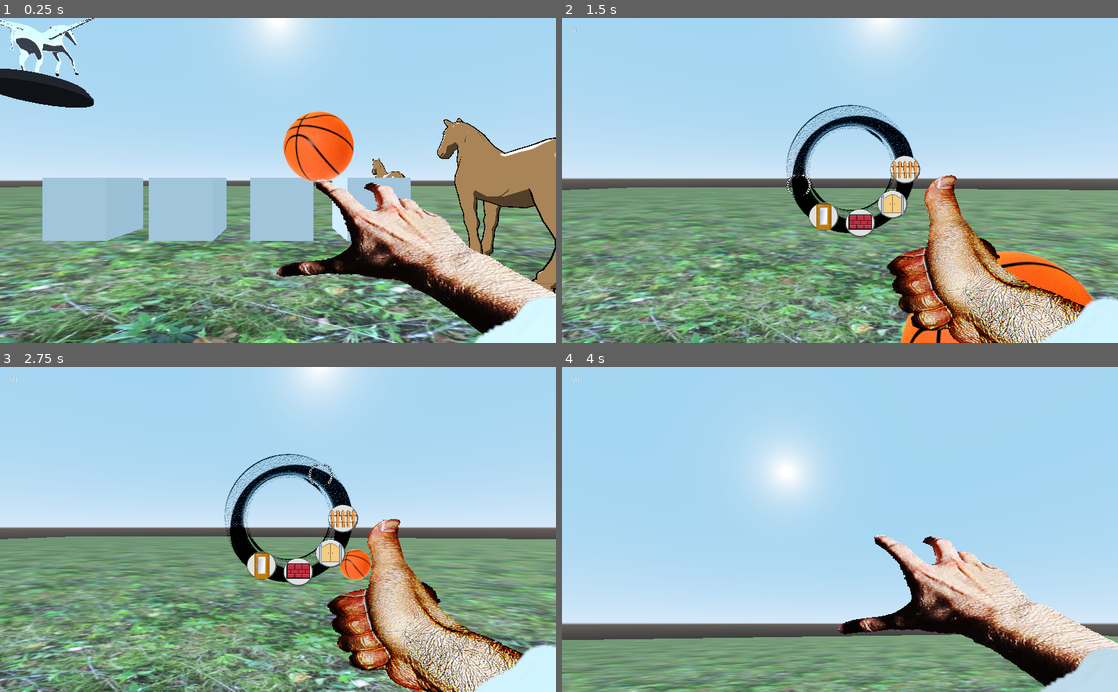
Above: before the commit, frames 1-4 (two rows, left to right).
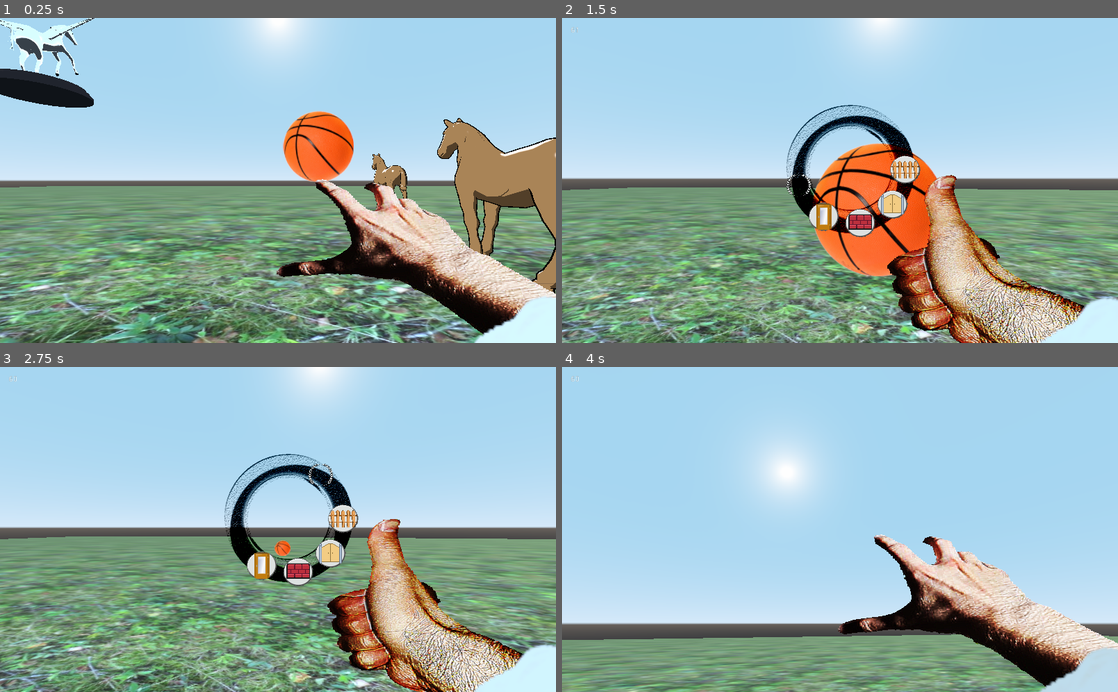
Above: after the commit, the same moments.

Repository: moehnked/HorseGame2
Game: Godot game, scene res://world.tscn
Same seed, same stepped clock (60 frames per second), same inputs: the game is played once before the commit and once after it. The engine's default icon, where the game draws it, is replaced by a stand-in: a white triangle on a blue panel in a dark square.
Inputs (mouse positions are in pixels of both pictures, inside the frame that each line leads up to):
- Up to frame 1 (0.25 s): no input
- Up to frame 2 (1.5 s): tap Enter at 0.5 s; move the mouse to (867, 180) at 0.52 s; press the mouse at (867, 180) at 0.53 s; hold W (move_forward) from 0.53 s (still down); tap E (engage) at 0.6 s; tap Space (jump) at 0.77 s; move the mouse to (812, 180) at 1.27 s; release the mouse at (812, 180) at 1.28 s; click (812, 180) at 1.35 s
- Up to frame 3 (2.75 s): tap Space (jump) at 1.52 s; tap E (engage) at 1.55, 2.1 s; move the mouse to (333, 458) at 2.02 s; release W (move_forward) at 2.03 s; press the mouse at (333, 458) at 2.03 s; hold D (move_right) from 2.03 s (still down)
- Up to frame 4 (4 s): move the mouse to (812, 594) at 2.77 s; release D (move_right) at 2.78 s; release the mouse at (812, 594) at 2.78 s; hold W (move_forward) from 2.78 s (still down); right-click (812, 594) at 2.85 s; click (812, 594) at 2.92 s; tap Space (jump) at 3.02, 3.77 s; tap E (engage) at 3.05 s; move the mouse to (878, 532) at 3.52 s; press the mouse at (878, 532) at 3.53 s

The runs differ from the first frame. In frame 1, 9.3% of the frame differs, in the area x 7-74%, y 41-69%; in frame 2, 7.0%; in frame 3, 0.5%; in frame 4, nothing differs.

Commit message:
updates

Diff:
--- a/Scripts/FPSController.gd
+++ b/Scripts/FPSController.gd
@@ -5,6 +5,7 @@
 onready var rootRef = get_tree().get_root().get_node("World")
 onready var inventoryScreenSource = preload("res://prefabs/UI/InventoryScreen.tscn")
 
+var aggro = 1
 var acceleration = 20
 var canCastLeft = true
 var canCastRight = true
@@ -84,6 +85,9 @@
 	print("cast right cooldown complete....")
 	canCastRight = true
 
+func aggroable():
+	return aggro
+
 func apply_rotation(input):
 	if state != State.giddyup and not isBuilding:
 		rotate_y(input.mouse_horizontal)
@@ -295,7 +299,7 @@
 
 func restore_menu_options():
 	canUpdateHands = true
-	canUpdateHands = true
+	canCheckInventory = true
 
 func revoke_casting():
 	canCastLeft = false
--- a/Scripts/Horse.gd
+++ b/Scripts/Horse.gd
@@ -19,12 +19,15 @@
 var jump = 10
 var knockback_direction = Vector3()
 var mouseSensitivity = 0.2
+var pep = 0
 var personality
 var playerRef
 var rootRef
+var rng
 var speed = 30
 var state = State.idle
 var stopFollowThreshold = 4
+var target
 var temp_rot
 var trainer
 var turnSpeed = 20
@@ -41,7 +44,7 @@
 }
 var relationships = {}
 
-enum State {idle, lasso, giddyup, pilot, search, follow, wander, knockback}
+enum State {idle, lasso, giddyup, pilot, search, follow, wander, knockback, attack}
 
 var sfx_whinnys = [
 	"res://sounds/horse_01.wav",
@@ -54,11 +57,14 @@
 
 # Called when the node enters the scene tree for the first time.
 func _ready():
+	rng = RandomNumberGenerator.new()
+	rng.randomize()
 	initialize_personality()
 	enter_idle_state()
 	pass # Replace with function body.
 
 func _on_IdleTimer_timeout():
+	#check if close enough to horse with high pep to have a conversation with
 	pick_random_spot_nearby()
 	$WalkTimer.start(rand_range(0.1,4.5))
 	state = State.wander
@@ -76,6 +82,7 @@
 	match state:
 		State.idle:
 			apply_gravity(delta)
+			check_pep_thresh()
 			if(has_trainer()):
 				look_for_trainer()
 			else:
@@ -86,11 +93,13 @@
 		State.lasso:
 			wiggle(delta)
 		State.search:
+			apply_gravity(delta)
 			look_for_trainer()
 		State.follow:
 			apply_gravity(delta)
 			move_towards(trainer, delta)
 		State.pilot:
+			apply_gravity(delta)
 			move_based_on_input(delta)
 		State.knockback:
 			move_based_on_knockback(delta)
@@ -128,6 +137,14 @@
 func check_if_alive():
 	if(hp <= 0):
 		queue_free()
+
+func check_pep_thresh():
+	if(pep > 0):
+		#can join party
+		pass
+	if(pep > 10):
+		#can interact with other horses whose pep are greater than 10
+		pass
 
 func deal_damage(power):
 	hp -= power
@@ -274,6 +291,11 @@
 	else:
 		relationships[charmer] = mood[charm]
 
+	if(mood[charm] > 0):
+		pep += 1
+	elif(mood[charm] < 0):
+		pep -= 1
+
 	print("Relationship with ", charmer, " increased by ", mood[charm], " to ", relationships[charmer])
 	match(mood[charm]):
 		2:
@@ -309,6 +331,11 @@
 	personality.remove(i)
 	mb.remove(i)
 
+func set_target(enemy):
+	print("target found: ", enemy.name, "!")
+	target = enemy
+	state = State.attack
+
 func start_following_trainer():
 	stop_all_timers()
 	set_animation("Trot", 2.0)
@@ -339,6 +366,7 @@
 func tame(tamer):
 	stop_all_timers()
 	trainer = tamer
+	pep += 1
 	play_random_whinny()
 	enter_pilot()
 
@@ -359,3 +387,10 @@
 func wiggle(delta):
 	#rotation -= Vector3(0,impact_dir.y + 0.01,0)
 	pass
+
+
+func _on_AggroRange_area_entered(area):
+	if area.owner.has_method("aggroable"):
+		if (rng.randf_range(0.0, 1.0) < area.owner.aggroable()):
+			set_target(area.owner)
+	pass # Replace with function body.
--- a/Scripts/InteractionController.gd
+++ b/Scripts/InteractionController.gd
@@ -2,23 +2,35 @@
 
 onready var promptRef = get_tree().get_root().get_node("World").get_node("InteractionPrompt")
 
+var canInteract = true
+var inventory = []
 var lookingAt = null
-var inventory = []
+
 
 func clear():
 	promptRef.clear()
 
+func disable_interact():
+	canInteract = false
+
+func enable_interact():
+	canInteract = true
+
 func parse_input(input):
-	if input.engage:
+	if input.engage and canInteract:
 		if lookingAt != null:
 			if lookingAt.is_interactable:
 				print("interacting with ", lookingAt)
 				lookingAt.interact(self)
 
 func read_prompt():
-	print("displaying prompt of ",lookingAt)
-	promptRef.show_prompt(lookingAt.prompt())
-	pass
+	if canInteract:
+		print("displaying prompt of ",lookingAt)
+		promptRef.show_prompt(lookingAt.prompt())
+		pass
+
+func toggle_interactability():
+	canInteract = !canInteract
 
 func _on_InteractionController_area_entered(area):
 	if area.has_method("interact"):
--- a/Scripts/Items/Basketball.gd
+++ b/Scripts/Items/Basketball.gd
@@ -1,7 +1,11 @@
 extends "res://Scripts/Item.gd"
+export var launch_power = 200
+
+var _controller = null
+var dir = Vector3()
 var parent_transform = null
 var playerRef = null
-export var launch_power = 100
+
 
 func _process(delta):
 	if parent_transform != null:
@@ -21,6 +25,8 @@
 	controller.inventory.append(self)
 	is_interactable = false
 	controller.clear()
+	controller.disable_interact()
+	_controller = controller
 	playerRef = controller.owner
 	parent_transform = playerRef.get_palm()
 	playerRef.revoke_casting()
@@ -29,12 +35,14 @@
 
 
 func shoot_basket():
-	var dir = launch_power * (parent_transform.global_transform.origin - playerRef.global_transform.origin)
-	owner.apply_central_impulse(dir)
+	dir = -playerRef.get_head().global_transform.basis.z
+	owner.linear_velocity = dir * launch_power
 	parent_transform = null
 	playerRef.restore_menu_options()
 	playerRef.enable_casting()
+	playerRef.get_inventory().erase(self)
 	owner.get_node("Timer").start()
+	_controller.enable_interact()
 
 
 
--- /dev/null
+++ b/Scripts/Misc/BasketballHoop.gd
@@ -0,0 +1,26 @@
+extends StaticBody
+var active = true
+onready var effect = preload("res://prefabs/Effects/score.tscn")
+
+
+func _on_goal_body_entered(body):
+	if(body.get_node("Item") != null && active):
+		print("SCORE!")
+		body.linear_velocity = Vector3()
+		body.global_transform.origin = $Ring_Point.global_transform.origin
+
+		$Ring.disabled = true
+		$goal/CollisionShape.disabled = true
+		active = false
+		$Score_reset.start()
+		var e = effect.instance()
+		e.global_transform.origin = $Ring_Point.global_transform.origin
+		owner.call_deferred("add_child", e)
+	pass # Replace with function body.
+
+
+func _on_Score_reset_timeout():
+	$Ring.disabled = false
+	$goal/CollisionShape.disabled = false
+	active = true
+	pass # Replace with function body.
--- /dev/null
+++ b/Scripts/Misc/confetti.gd
@@ -0,0 +1,15 @@
+extends Spatial
+
+func _ready():
+	$Timer.start()
+	$Particles.emitting = true
+	$Particles2.emitting = true
+	$Particles3.emitting = true
+	$Particles4.emitting = true
+	print("I'm alive")
+	$AudioStreamPlayer3D.play()
+	pass
+
+func _on_Timer_timeout():
+	queue_free()
+	pass # Replace with function body.
--- a/models/Item/Basketball_Mesh.tscn
+++ b/models/Item/Basketball_Mesh.tscn
@@ -5,8 +5,15 @@
 [sub_resource type="SpatialMaterial" id=1]
 flags_transparent = true
 flags_unshaded = true
+params_cull_mode = 2
+params_depth_draw_mode = 1
 params_billboard_mode = 1
 albedo_texture = ExtResource( 1 )
+depth_enabled = true
+depth_scale = 0.05
+depth_deep_parallax = false
+depth_flip_tangent = false
+depth_flip_binormal = false
 
 [sub_resource type="QuadMesh" id=2]
 material = SubResource( 1 )
--- /dev/null
+++ b/prefabs/Effects/score.tscn
@@ -0,0 +1,114 @@
+[gd_scene load_steps=14 format=2]
+
+[ext_resource path="res://Scripts/Misc/confetti.gd" type="Script" id=1]
+[ext_resource path="res://sounds/swish_01.wav" type="AudioStream" id=2]
+
+[sub_resource type="ParticlesMaterial" id=1]
+lifetime_randomness = 0.53
+direction = Vector3( 0, 10, 0 )
+initial_velocity = 7.0
+tangential_accel = 4.6
+scale = 5.0
+scale_random = 1.0
+
+[sub_resource type="SpatialMaterial" id=2]
+flags_unshaded = true
+albedo_color = Color( 1, 0.262745, 0.262745, 1 )
+
+[sub_resource type="QuadMesh" id=3]
+material = SubResource( 2 )
+size = Vector2( 0.05, 0.1 )
+
+[sub_resource type="ParticlesMaterial" id=4]
+flag_align_y = true
+flag_rotate_y = true
+direction = Vector3( 0, 10, 0 )
+gravity = Vector3( 0, -8, 0 )
+initial_velocity = 5.0
+angle = 10.0
+
+[sub_resource type="SpatialMaterial" id=5]
+flags_unshaded = true
+albedo_color = Color( 0, 0.345098, 1, 1 )
+
+[sub_resource type="QuadMesh" id=6]
+material = SubResource( 5 )
+size = Vector2( 0.04, 0.1 )
+
+[sub_resource type="SpatialMaterial" id=7]
+flags_unshaded = true
+albedo_color = Color( 0.964706, 0.0470588, 0.886275, 1 )
+
+[sub_resource type="SphereMesh" id=8]
+material = SubResource( 7 )
+radius = 0.01
+height = 0.01
+radial_segments = 6
+rings = 6
+
+[sub_resource type="ParticlesMaterial" id=9]
+flag_align_y = true
+flag_rotate_y = true
+direction = Vector3( 0, 1, 0 )
+gravity = Vector3( 0, -8, 0 )
+initial_velocity = 5.0
+angle = 10.0
+
+[sub_resource type="SpatialMaterial" id=10]
+flags_unshaded = true
+
+[sub_resource type="QuadMesh" id=11]
+material = SubResource( 10 )
+size = Vector2( 0.05, 1 )
+
+[node name="Confetti" type="Spatial"]
+script = ExtResource( 1 )
+
+[node name="Particles" type="Particles" parent="."]
+emitting = false
+one_shot = true
+explosiveness = 1.0
+randomness = 0.22
+draw_order = 1
+process_material = SubResource( 1 )
+draw_pass_1 = SubResource( 3 )
+
+[node name="Particles2" type="Particles" parent="."]
+transform = Transform( 0.223573, 0, 0.974687, 0, 1, 0, -0.974687, 0, 0.223573, 0, 0, 0 )
+emitting = false
+amount = 10
+one_shot = true
+draw_order = 1
+process_material = SubResource( 4 )
+draw_pass_1 = SubResource( 6 )
+
+[node name="Particles3" type="Particles" parent="."]
+transform = Transform( 0.223573, 0, 0.974687, 0, 1, 0, -0.974687, 0, 0.223573, 0, 0, 0 )
+emitting = false
+amount = 10
+lifetime = 1.1
+one_shot = true
+speed_scale = 0.9
+explosiveness = 0.4
+randomness = 0.22
+draw_order = 1
+process_material = SubResource( 1 )
+draw_pass_1 = SubResource( 8 )
+
+[node name="Particles4" type="Particles" parent="."]
+emitting = false
+one_shot = true
+explosiveness = 0.69
+process_material = SubResource( 9 )
+draw_pass_1 = SubResource( 11 )
+
+[node name="Timer" type="Timer" parent="."]
+wait_time = 1.5
+one_shot = true
+
+[node name="AudioStreamPlayer3D" type="AudioStreamPlayer3D" parent="."]
+stream = ExtResource( 2 )
+unit_db = 40.0
+autoplay = true
+max_distance = 200.0
+[connection signal="timeout" from="Timer" to="." method="_on_Timer_timeout"]
--- a/prefabs/Horse.tscn
+++ b/prefabs/Horse.tscn
@@ -29,6 +29,9 @@
 [sub_resource type="QuadMesh" id=4]
 material = SubResource( 3 )
 size = Vector2( 0.3, 0.3 )
+
+[sub_resource type="SphereShape" id=5]
+radius = 19.0913
 
 [node name="Horse" type="KinematicBody"]
 transform = Transform( 1.66603, 0, 0, 0, 1.66603, 0, 0, 0, 1.66603, 0, 0, 0 )
@@ -77,7 +80,13 @@
 
 [node name="full_rig_white2" parent="." instance=ExtResource( 1 )]
 transform = Transform( 0.764508, 0, 0, 0, 0.764508, 0, 0, 0, -0.764508, 0, 0, 0 )
+
+[node name="AggroRange" type="Area" parent="."]
+
+[node name="CollisionShape" type="CollisionShape" parent="AggroRange"]
+shape = SubResource( 5 )
 [connection signal="timeout" from="WalkTimer" to="." method="_on_WalkTimer_timeout"]
 [connection signal="timeout" from="IdleTimer" to="." method="_on_IdleTimer_timeout"]
 [connection signal="timeout" from="Particles/ParticleDurationTimer" to="Particles" method="_on_ParticleDurationTimer_timeout"]
 [connection signal="timeout" from="KnockbackTimer" to="." method="_on_KnockbackTimer_timeout"]
+[connection signal="area_entered" from="AggroRange" to="." method="_on_AggroRange_area_entered"]
--- a/prefabs/Items/Basketball.tscn
+++ b/prefabs/Items/Basketball.tscn
@@ -27,7 +27,7 @@
 script = ExtResource( 3 )
 icon = "res://Sprites/Items/Basketball_Icon.png"
 itemName = "Basketball"
-launch_power = 30
+launch_power = 15
 
 [node name="Item_Mesh" parent="Item" index="0"]
 visible = false
@@ -44,6 +44,7 @@
 shape = SubResource( 3 )
 
 [node name="Timer" type="Timer" parent="."]
+wait_time = 0.5
 one_shot = true
 [connection signal="timeout" from="Timer" to="Item" method="_on_Timer_timeout"]
 
--- a/prefabs/Misc/BasketballHoop.tscn
+++ b/prefabs/Misc/BasketballHoop.tscn
@@ -1,10 +1,112 @@
-[gd_scene load_steps=2 format=2]
+[gd_scene load_steps=12 format=2]
 
 [ext_resource path="res://models/hoop.obj" type="ArrayMesh" id=1]
+[ext_resource path="res://Shaders/cel.shader" type="Shader" id=2]
+[ext_resource path="res://Scripts/Misc/BasketballHoop.gd" type="Script" id=3]
 
-[node name="Hoop" type="Spatial"]
+[sub_resource type="SpatialMaterial" id=1]
+albedo_color = Color( 0.121569, 0.121569, 0.121569, 1 )
+
+[sub_resource type="SpatialMaterial" id=2]
+flags_unshaded = true
+params_diffuse_mode = 4
+params_cull_mode = 1
+params_grow = true
+params_grow_amount = 0.04
+albedo_color = Color( 0, 0, 0, 1 )
+
+[sub_resource type="ShaderMaterial" id=3]
+next_pass = SubResource( 2 )
+shader = ExtResource( 2 )
+shader_param/use_shade = true
+shader_param/use_specular = true
+shader_param/use_rim = true
+shader_param/use_light = false
+shader_param/use_shadow = false
+shader_param/base_color = Color( 0.811765, 0.811765, 0.811765, 1 )
+shader_param/shade_color = Color( 0.6, 0.713726, 0.796078, 1 )
+shader_param/specular_tint = Color( 1, 1, 1, 0.74902 )
+shader_param/rim_tint = Color( 1, 1, 1, 0.74902 )
+shader_param/shade_threshold = 0.0
+shader_param/shade_softness = 0.01
+shader_param/specular_glossiness = 15.0
+shader_param/specular_threshold = 0.5
+shader_param/specular_softness = 0.1
+shader_param/rim_threshold = 0.25
+shader_param/rim_softness = 0.05
+shader_param/rim_spread = 0.5
+shader_param/shadow_threshold = 0.7
+shader_param/shadow_softness = 0.1
+
+[sub_resource type="SpatialMaterial" id=4]
+flags_unshaded = true
+params_cull_mode = 1
+params_grow = true
+params_grow_amount = 0.04
+albedo_color = Color( 0, 0, 0, 1 )
+
+[sub_resource type="ShaderMaterial" id=5]
+next_pass = SubResource( 4 )
+shader = ExtResource( 2 )
+shader_param/use_shade = true
+shader_param/use_specular = true
+shader_param/use_rim = true
+shader_param/use_light = false
+shader_param/use_shadow = false
+shader_param/base_color = Color( 0.619608, 0.376471, 0.376471, 1 )
+shader_param/shade_color = Color( 0.34902, 0.152941, 0.286275, 1 )
+shader_param/specular_tint = Color( 1, 1, 1, 0.74902 )
+shader_param/rim_tint = Color( 1, 1, 1, 0.74902 )
+shader_param/shade_threshold = 0.0
+shader_param/shade_softness = 0.01
+shader_param/specular_glossiness = 15.0
+shader_param/specular_threshold = 0.5
+shader_param/specular_softness = 0.1
+shader_param/rim_threshold = 0.25
+shader_param/rim_softness = 0.05
+shader_param/rim_spread = 0.5
+shader_param/shadow_threshold = 0.7
+shader_param/shadow_softness = 0.1
+
+[sub_resource type="BoxShape" id=6]
+extents = Vector3( 1.08687, 0.77838, 0.113121 )
+
+[sub_resource type="CylinderShape" id=7]
+radius = 0.640766
+height = 0.226382
+
+[sub_resource type="BoxShape" id=8]
+extents = Vector3( 0.672117, 0.431968, 0.468292 )
+
+[node name="Hoop" type="StaticBody"]
+script = ExtResource( 3 )
 
 [node name="MeshInstance" type="MeshInstance" parent="."]
-transform = Transform( 0.57233, 0, 0, 0, 0.57233, 0, 0, 0, 0.57233, 0, 0, 0 )
+transform = Transform( 0.974549, 0, 0, 0, 0.974549, 0, 0, 0, 0.974549, 0, -0.361543, -0.390743 )
 mesh = ExtResource( 1 )
-material/0 = null
+material/0 = SubResource( 1 )
+material/1 = SubResource( 3 )
+material/2 = SubResource( 5 )
+material/3 = null
+
+[node name="Backboard" type="CollisionShape" parent="."]
+transform = Transform( 1.99132, 0, 0, 0, 1.70277, 0, 0, 0, 1.70277, 0, 11.5266, 0.395586 )
+shape = SubResource( 6 )
+
+[node name="Ring" type="CollisionShape" parent="."]
+transform = Transform( 1.70277, 0, 0, 0, 1.70277, 0, 0, 0, 1.70277, 0, 10.2515, 1.43982 )
+shape = SubResource( 7 )
+
+[node name="goal" type="Area" parent="."]
+transform = Transform( 1.22058, 0, 0, 0, 1.22058, 0, 0, 0, 1.22058, 0, 11.1323, 0.817798 )
+
+[node name="CollisionShape" type="CollisionShape" parent="goal"]
+shape = SubResource( 8 )
+
+[node name="Score_reset" type="Timer" parent="."]
+one_shot = true
+
+[node name="Ring_Point" type="Spatial" parent="."]
+transform = Transform( 1, 0, 0, 0, 1, 0, 0, 0, 1, 0, 11.0678, 1.48811 )
+[connection signal="body_entered" from="goal" to="." method="_on_goal_body_entered"]
+[connection signal="timeout" from="Score_reset" to="." method="_on_Score_reset_timeout"]
--- a/world.tscn
+++ b/world.tscn
@@ -9,7 +9,6 @@
 [ext_resource path="res://Scripts/InputObserver.gd" type="Script" id=7]
 [ext_resource path="res://prefabs/InteractionPrompt.tscn" type="PackedScene" id=8]
 [ext_resource path="res://prefabs/Trophy.tscn" type="PackedScene" id=9]
-[ext_resource path="res://prefabs/Items/Item.tscn" type="PackedScene" id=10]
 [ext_resource path="res://prefabs/Items/Basketball.tscn" type="PackedScene" id=11]
 
 [sub_resource type="CubeMesh" id=1]
@@ -97,20 +96,41 @@
 [node name="Trophy11" parent="." instance=ExtResource( 9 )]
 transform = Transform( 1, 0, 0, 0, 1, 0, 0, 0, 1, -11.2824, 0.619527, 20.1708 )
 
-[node name="Item" parent="." instance=ExtResource( 10 )]
-transform = Transform( 1, 0, 0, 0, 1, 0, 0, 0, 1, -0.4538, 1.30638, -5.21422 )
-
-[node name="Item2" parent="." instance=ExtResource( 10 )]
-transform = Transform( 1, 0, 0, 0, 1, 0, 0, 0, 1, 2.60278, 1.30638, -5.21422 )
-
-[node name="Item3" parent="." instance=ExtResource( 10 )]
-transform = Transform( 1, 0, 0, 0, 1, 0, 0, 0, 1, -3.62482, 1.30638, -5.21422 )
-
-[node name="Item4" parent="." instance=ExtResource( 10 )]
-transform = Transform( 1, 0, 0, 0, 1, 0, 0, 0, 1, -6.9736, 1.30638, -5.21422 )
-
 [node name="Basketball" parent="." instance=ExtResource( 11 )]
 transform = Transform( 1, 0, 0, 0, 1, 0, 0, 0, 1, 0, 2.93831, -0.194149 )
+
+[node name="Basketball2" parent="." instance=ExtResource( 11 )]
+transform = Transform( 1, 0, 0, 0, 1, 0, 0, 0, 1, 7.59703, 2.93831, 11.5961 )
+
+[node name="Basketball3" parent="." instance=ExtResource( 11 )]
+transform = Transform( 1, 0, 0, 0, 1, 0, 0, 0, 1, 2.06333, 2.93831, 11.5961 )
+
+[node name="Basketball4" parent="." instance=ExtResource( 11 )]
+transform = Transform( 1, 0, 0, 0, 1, 0, 0, 0, 1, -5.24946, 2.93831, 12.4331 )
+
+[node name="Basketball5" parent="." instance=ExtResource( 11 )]
+transform = Transform( 1, 0, 0, 0, 1, 0, 0, 0, 1, -0.867262, 2.93831, 16.367 )
+
+[node name="Basketball6" parent="." instance=ExtResource( 11 )]
+transform = Transform( 1, 0, 0, 0, 1, 0, 0, 0, 1, 2.96628, 2.93831, 18.5348 )
+
+[node name="Basketball7" parent="." instance=ExtResource( 11 )]
+transform = Transform( 1, 0, 0, 0, 1, 0, 0, 0, 1, -0.312508, 2.93831, 21.1476 )
+
+[node name="Basketball8" parent="." instance=ExtResource( 11 )]
+transform = Transform( 1, 0, 0, 0, 1, 0, 0, 0, 1, 10.3003, 2.93831, 21.1476 )
+
+[node name="Basketball9" parent="." instance=ExtResource( 11 )]
+transform = Transform( 1, 0, 0, 0, 1, 0, 0, 0, 1, 10.3003, 2.93831, 13.4452 )
+
+[node name="Basketball10" parent="." instance=ExtResource( 11 )]
+transform = Transform( 1, 0, 0, 0, 1, 0, 0, 0, 1, 12.9513, 2.93831, 13.4452 )
+
+[node name="Basketball11" parent="." instance=ExtResource( 11 )]
+transform = Transform( 1, 0, 0, 0, 1, 0, 0, 0, 1, 12.9513, 2.93831, 14.8727 )
+
+[node name="Basketball12" parent="." instance=ExtResource( 11 )]
+transform = Transform( 1, 0, 0, 0, 1, 0, 0, 0, 1, 12.9513, 2.93831, 18.2154 )
 
 [node name="AudioStreamPlayer2" type="AudioStreamPlayer" parent="."]
 
@@ -131,4 +151,4 @@
 script = ExtResource( 6 )
 
 [node name="Hoop" parent="." instance=ExtResource( 4 )]
-transform = Transform( 1, 0, 0, 0, 1, 0, 0, 0, 1, -35.1032, -0.742168, 8.3668 )
+transform = Transform( 1, 0, 0, 0, 1, 0, 0, 0, 1, 8.83738, -2.94843, 0.709343 )
Not shown, changed: models/full_rig_white.gltf
Not shown, added: models/hoop.mtl
Not shown, changed: models/hoop.obj
Not shown: 1 places in prefabs/Horse.tscn that only renumber resources
Not shown, added: sounds/swish_01.wav.import
Not shown: 1 places in world.tscn that only renumber resources
Not shown, added: sounds/swish_01.wav
